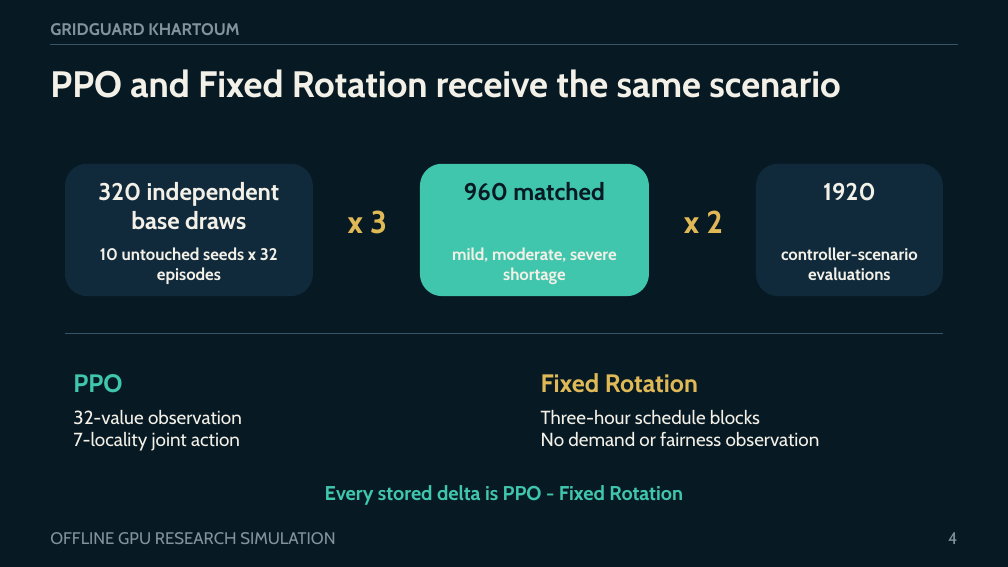
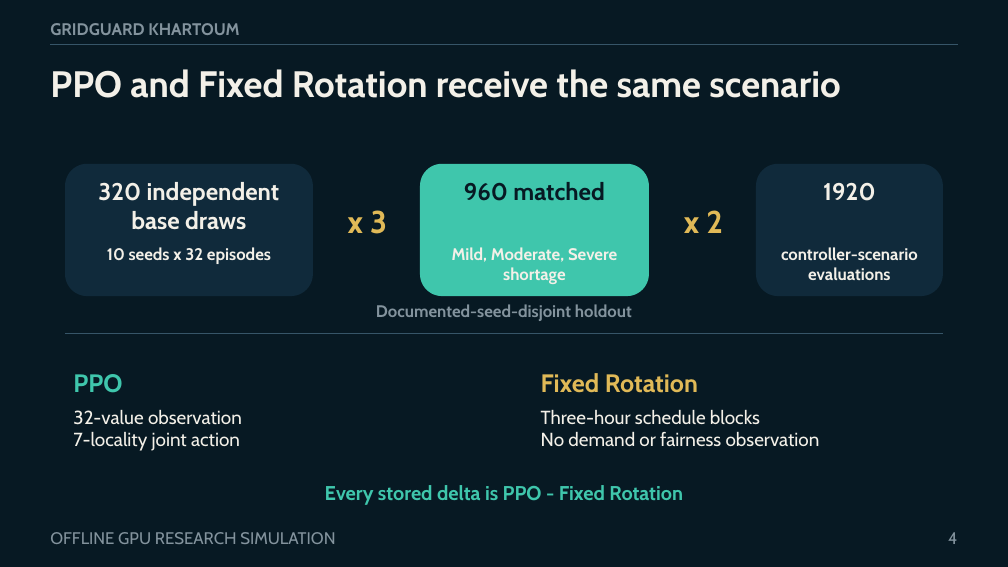
Before and after one commit to boomout2012-afk/gridguard-khartoum, a slide deck: slide 4 of output/presentation/gridguard-khartoum-defense.pptx. Drawn at 1008x567 pixels with LibreOffice and Linux fonts; fonts in the diff are those of the drawing. Boxes give left, top, right and bottom in pixels: in the first picture for what was removed or moved away, otherwise in the second. Text is boxed around its words. In the diff, an @@ line names an element or a change of style, - is before the commit and + after.

```diff
--- a/output/presentation/gridguard-khartoum-defense.pptx
+++ b/output/presentation/gridguard-khartoum-defense.pptx
@@ text at [107,247,271,264]: text changed @@
-10 untouched seeds x 32 episodes
+10 seeds x 32 episodes
@@ text at [452,247,617,284]: text changed @@
-mild, moderate, severe shortage
+Mild, Moderate, Severe shortage
@@ text added at [376,304,632,321], 16 pt, text #83939D, bold @@
+Documented-seed-disjoint holdout
```
Also in this commit, not shown: 7 other slides changed, 43 other files.
